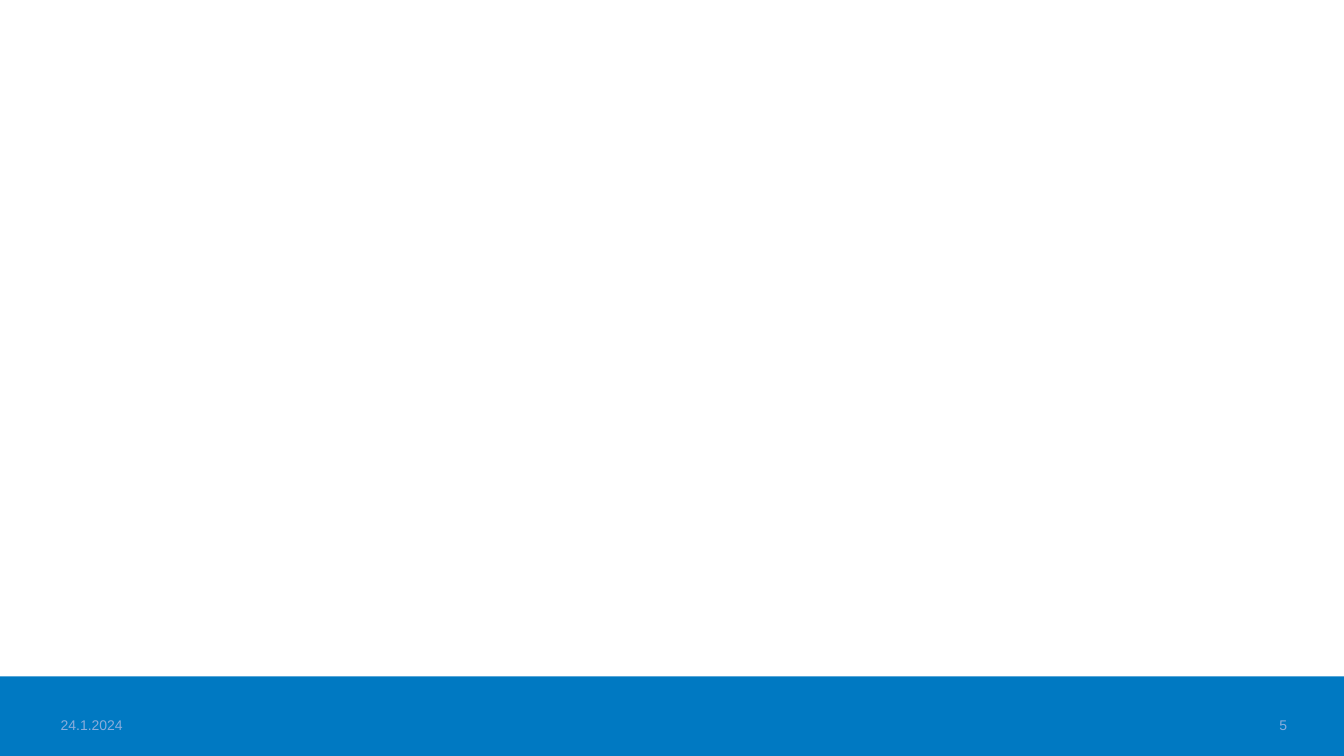
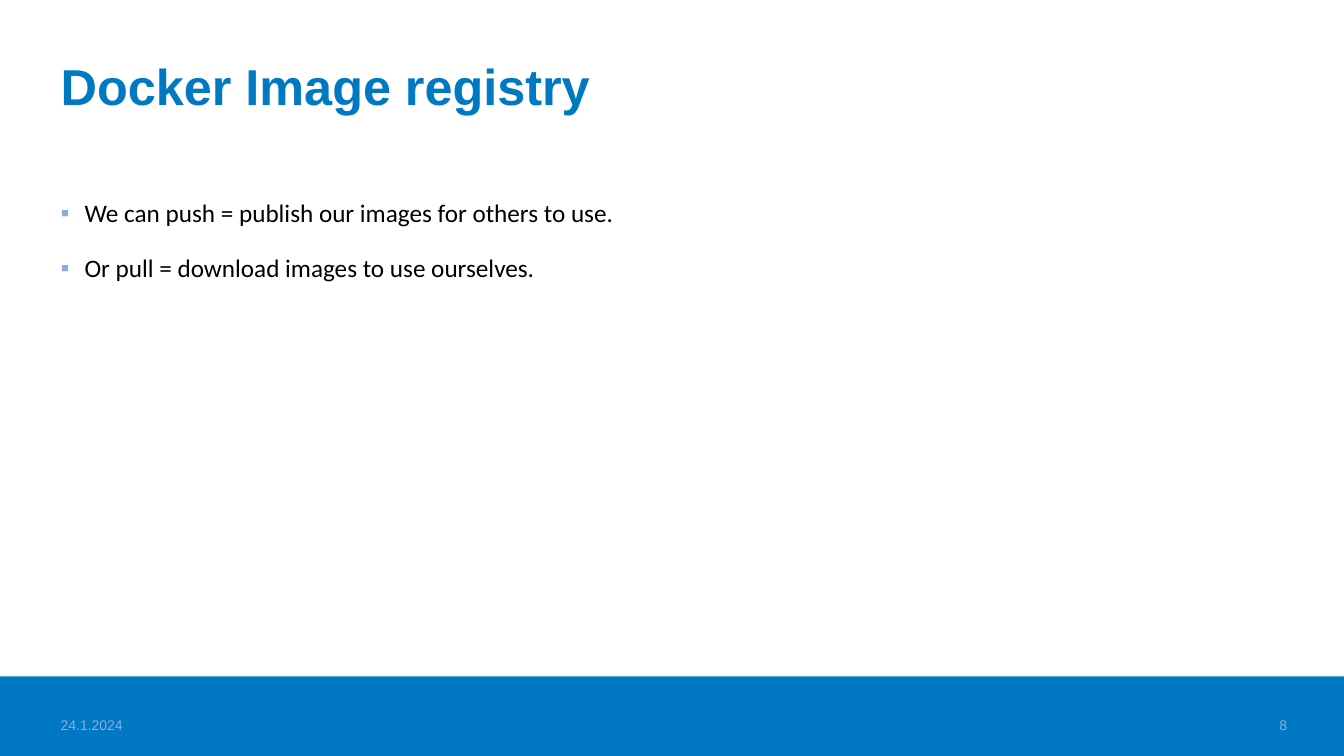
Before and after one commit to haagahelia/ohke-teknologiat, a slide deck: slide 8 of 01_docker/DockerConceptsAndVocabulary.pptx (slide 5 before the commit). Drawn at 1344x756 pixels with LibreOffice and Linux fonts; fonts in the diff are those of the drawing; background and template pictures are left out. Boxes give left, top, right and bottom in pixels: in the first picture for what was removed or moved away, otherwise in the second. Text is boxed around its words. In the diff, an @@ line names an element or a change of style, - is before the commit and + after.

Commit message:
Docker

```diff
--- a/01_docker/DockerConceptsAndVocabulary.pptx
+++ b/01_docker/DockerConceptsAndVocabulary.pptx
@@ title added at (x1=61, y1=68, x2=590, y2=114), 36 pt, text #0079C2, bold @@
+Docker Image registry
@@ text added at (x1=85, y1=204, x2=613, y2=282), 18 pt, text #000000 @@
+▪ We can push = publish our images for others to use.
+▪ Or pull = download images to use ourselves.
@@ page number at (x1=1279, y1=720, x2=1287, y2=730): text changed @@
-5
+8
```
Also in this commit, not shown: 6 other slides changed, 3 slides added, 1 slide removed, 3 other files.
